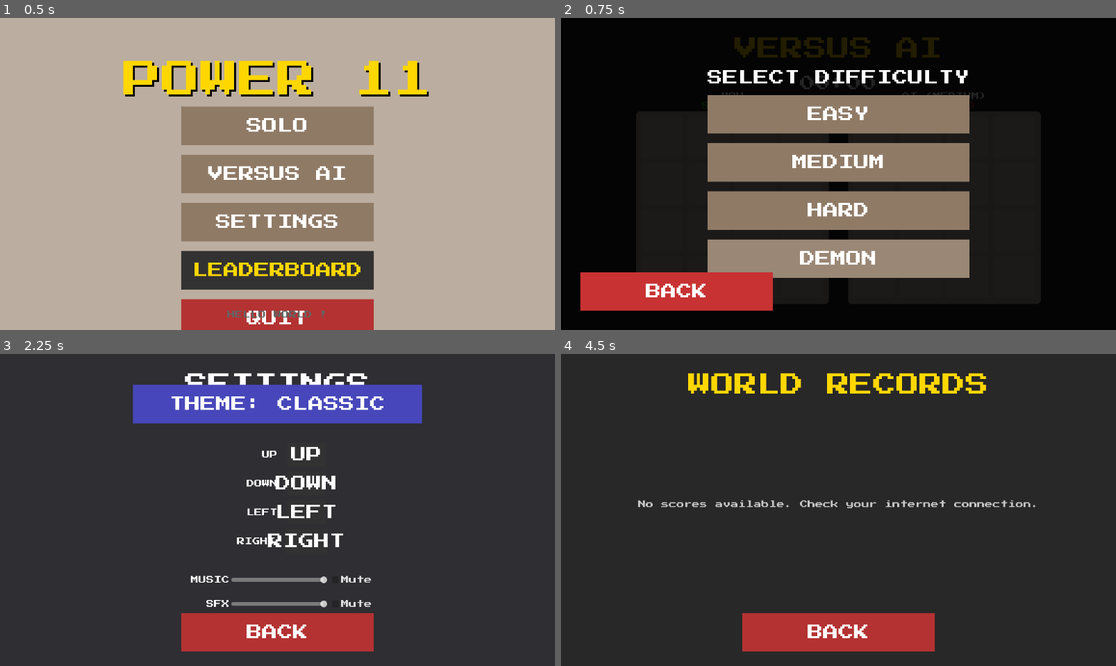
Above: before the commit, frames 1-4 (two rows, left to right).
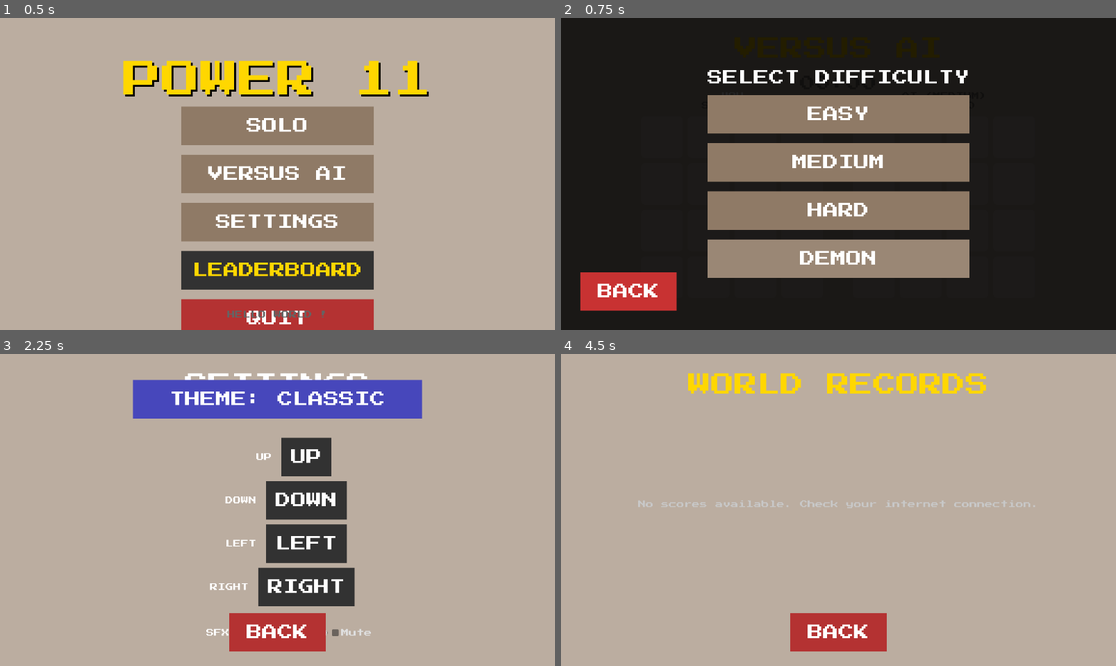
Above: after the commit, the same moments.

Repository: Hugodlg91/power-11-mobile
Game: Godot game, scene res://ui/MainMenu.tscn
The game is run twice, just before and just after one commit, with the same random seed, the same clock (stepped at 60 frames per second) and the same inputs. Sound files missing from this copy of the repository are replaced by a short silence.
Inputs:
- Up to frame 1 (0.5 s): no input
- Up to frame 2 (0.75 s): click "VERSUS AI" at 0.5 s
- Up to frame 3 (2.25 s): click "BACK" at 1.25 s; click "SETTINGS" at 2 s
- Up to frame 4 (4.5 s): click "Mute" at 2.75 s; click "BACK" at 3.5 s; click "LEADERBOARD" at 4.25 s

Frame 1 is identical in both runs. In frame 2, 2.5% of the frame differs, in the area x 6-39%, y 81-94%; in frame 3, 88%; in frame 4, 96%, in the area x 0-100%, y 0-100%.

Commit message:
Final Polish: Fix Themes, Leaderboard, UI Alignments, and Cleanup

Diff:
--- a/core/SoundManager.gd
+++ b/core/SoundManager.gd
@@ -3,7 +3,6 @@
 ## Global Sound Manager
 ## Port of ui/sound_manager.py
 
-var music_player: AudioStreamPlayer
 var sfx_players: Dictionary = {} # cache for loaded streams? No, players.
 
 # Assets
@@ -15,51 +14,8 @@
 const MUSIC_FILE = "res://assets/sounds/background.wav"
 
 func _ready() -> void:
-	# Load Music Asset
-	if FileAccess.file_exists(MUSIC_FILE):
-		var s = load(MUSIC_FILE)
-		if s and s is AudioStreamWAV:
-			# Force parameters on the resource
-			s.loop_mode = AudioStreamWAV.LOOP_FORWARD
-			_start_music_player(s)
-		else:
-			print("SoundManager: invalid music file")
-	else:
-		print("SoundManager: music file missing")
-
 	# Connect to Settings
 	Settings.connect("volume_changed", _on_volume_changed)
-
-func _start_music_player(stream: AudioStream) -> void:
-	if music_player:
-		music_player.queue_free()
-
-	music_player = AudioStreamPlayer.new()
-	music_player.name = "MusicPlayer"
-	music_player.bus = "Master"
-	music_player.stream = stream
-	add_child(music_player)
-
-	# Loop handling
-	music_player.finished.connect(func():
-		if not Settings.get_setting("music_muted", false):
-			music_player.play()
-	)
-
-	_update_music_volume()
-	music_player.play()
-	print("SoundManager: Music player initialized")
-
-func _update_music_volume() -> void:
-	if not music_player: return
-
-	var m_muted = Settings.get_setting("music_muted", false)
-	var m_vol = Settings.get_setting("music_volume", 1.0)
-
-	if m_muted:
-		music_player.volume_db = -80.0
-	else:
-		music_player.volume_db = linear_to_db(m_vol)
 
 func play(sfx_name: String) -> void:
 	if Settings.get_setting("sfx_muted", false):
@@ -87,7 +43,4 @@
 	p.play()
 
 func _on_volume_changed() -> void:
-	_update_music_volume()
-
-	if music_player and not music_player.playing and not Settings.get_setting("music_muted", false):
-		music_player.play()
+	pass
--- a/ui/LeaderboardScreen.gd
+++ b/ui/LeaderboardScreen.gd
@@ -3,10 +3,15 @@
 @onready var content_box: VBoxContainer = $ScrollContainer/Content
 @onready var msg_label: Label = $MessageLabel
 @onready var back_btn: Button = $BackButton
+@onready var bg: ColorRect = $BG
 
 var db_manager: LeaderboardManager
 
 func _ready() -> void:
+	# Update background to match current theme
+	_update_background()
+	Settings.connect("theme_changed", _on_theme_changed)
+
 	back_btn.pressed.connect(_on_back)
 
 	# Clean placeholder
@@ -96,5 +101,12 @@
 
 	content_box.add_child(hbox)
 
+func _on_theme_changed(_new_theme: String) -> void:
+	_update_background()
+
+func _update_background() -> void:
+	var theme_colors = UIAssets.get_theme_colors(Settings.get_theme_name())
+	bg.color = theme_colors["bg"]
+
 func _on_back() -> void:
 	get_tree().change_scene_to_file("res://ui/MainMenu.tscn")
--- a/ui/MainMenu.gd
+++ b/ui/MainMenu.gd
@@ -10,13 +10,27 @@
 @onready var btn_settings: Button = $VBoxContainer/BtnSettings
 @onready var btn_leaderboard: Button = $VBoxContainer/BtnLeaderboard
 @onready var btn_quit: Button = $VBoxContainer/BtnQuit
+@onready var bg: ColorRect = $BG
 
 func _ready() -> void:
+	# Update background to match current theme
+	_update_background()
+
+	# Connect to theme changes
+	Settings.connect("theme_changed", _on_theme_changed)
+
 	btn_play.pressed.connect(_on_play_pressed)
 	btn_versus.pressed.connect(_on_versus_pressed)
 	btn_settings.pressed.connect(_on_settings_pressed)
 	btn_leaderboard.pressed.connect(_on_leaderboard_pressed)
 	btn_quit.pressed.connect(_on_quit_pressed)
+
+func _on_theme_changed(_new_theme: String) -> void:
+	_update_background()
+
+func _update_background() -> void:
+	var theme_colors = UIAssets.get_theme_colors(Settings.get_theme_name())
+	bg.color = theme_colors["bg"]
 
 func _on_play_pressed() -> void:
 	get_tree().change_scene_to_file("res://ui/PlayScreen.tscn")
--- a/ui/PlayScreen.gd
+++ b/ui/PlayScreen.gd
@@ -5,10 +5,22 @@
 @onready var score_label: Label = $Header/ScoreBox/Value
 @onready var best_label: Label = $Header/BestBox/Value
 @onready var game_over_overlay: Control = $GameOverOverlay
+@onready var bg: ColorRect = $ColorRect
 
 # BUTTONS
 @onready var btn_back: Button = $BtnBack
 @onready var btn_reset: Button = $BtnReset
+
+# OVERLAY NODES
+@onready var ov_score: Label = $GameOverOverlay/Content/FinalScore
+@onready var ov_input: LineEdit = $GameOverOverlay/Content/InputContainer/NameInput
+@onready var ov_submit: Button = $GameOverOverlay/Content/InputContainer/SubmitBtn
+@onready var ov_status: Label = $GameOverOverlay/Content/InputContainer/StatusLabel
+@onready var ov_restart: Button = $GameOverOverlay/Content/NavButtons/BtnRestart
+@onready var ov_menu: Button = $GameOverOverlay/Content/NavButtons/BtnMenu
+
+# LOGIC
+var leaderboard_mgr: LeaderboardManager
 
 # GAME STATE
 var game: Game2048
@@ -22,11 +34,29 @@
 	btn_back.pressed.connect(_on_back_pressed)
 	btn_reset.pressed.connect(reset_game)
 
+	# Connect Overlay
+	ov_submit.pressed.connect(_on_submit_score)
+	ov_restart.pressed.connect(reset_game)
+	ov_menu.pressed.connect(_on_back_pressed)
+
+	# Instantiate Leaderboard Manager
+	var DBClass = load("res://core/LeaderboardManager.gd")
+	if DBClass:
+		leaderboard_mgr = DBClass.new()
+		add_child(leaderboard_mgr)
+
 	# Setup GameBoard (matching VersusScreen approach)
 	var board_size = 400.0  # Adjust based on your UI
 	var margin = 10
 	game_board.setup(board_size, margin)
+	game_board.setup(board_size, margin)
+
+	# Initial appearance
+	_update_background()
 	game_board.update_theme(Settings.get_setting("theme", "Classic"))
+
+	# Listen for changes
+	Settings.connect("theme_changed", _on_theme_changed)
 
 	# Initial board spawn
 	reset_game()
@@ -92,7 +122,66 @@
 			# Check game over
 			if game.is_game_over():
 				game_over_overlay.visible = true
+				ov_score.text = "Final Score: " + str(game.score)
+				ov_status.text = ""
+				ov_input.text = ""
+				ov_submit.disabled = false
+				ov_input.editable = true
+
 				SoundManager.play("gameover")
+
+func _on_theme_changed(new_theme: String) -> void:
+	_update_background()
+	game_board.update_theme(new_theme)
+
+func _update_background() -> void:
+	var theme_name = Settings.get_theme_name()
+	var theme_colors = UIAssets.get_theme_colors(theme_name)
+	bg.color = theme_colors["bg"]
+
+	# Update Score Text Colors
+	var txt_color = theme_colors["text_dark"]
+	if theme_name in ["Dark", "Cyberpunk", "Neon"]: # For dark themes, use light text
+		txt_color = theme_colors["text_light"]
+		if theme_name == "Cyberpunk": txt_color = Color.WHITE
+
+	# Labels
+	score_label.add_theme_color_override("font_color", txt_color)
+	best_label.add_theme_color_override("font_color", txt_color)
+
+	# Also update titles "SCORE" and "BEST" if possible, but they are not in variables.
+	# We can get them via parent.
+	var score_title = score_label.get_parent().get_node("Label")
+	var best_title = best_label.get_parent().get_node("Label")
+	if score_title: score_title.add_theme_color_override("font_color", txt_color)
+	if best_title: best_title.add_theme_color_override("font_color", txt_color)
 
 func _on_back_pressed() -> void:
 	get_tree().change_scene_to_file("res://ui/MainMenu.tscn")
+
+func _on_submit_score() -> void:
+	if not leaderboard_mgr:
+		ov_status.text = "Error: System faulty"
+		return
+
+	var p_name = ov_input.text.strip_edges()
+	if p_name.length() < 3:
+		ov_status.text = "Name too short (3-12 chars)"
+		ov_status.add_theme_color_override("font_color", Color.RED)
+		return
+
+	ov_status.text = "Submitting..."
+	ov_status.add_theme_color_override("font_color", Color.YELLOW)
+	ov_submit.disabled = true
+	ov_input.editable = false
+
+	var success = await leaderboard_mgr.submit_score(p_name, game.score)
+
+	if success:
+		ov_status.text = "Score Saved Successfully!"
+		ov_status.add_theme_color_override("font_color", Color.GREEN)
+	else:
+		ov_status.text = "Submission Failed. Try again."
+		ov_status.add_theme_color_override("font_color", Color.RED)
+		ov_submit.disabled = false
+		ov_input.editable = true
--- a/ui/PlayScreen.tscn
+++ b/ui/PlayScreen.tscn
@@ -35,9 +35,9 @@
 [node name="Title" type="Label" parent="Header"]
 layout_mode = 2
 size_flags_horizontal = 3
-theme_override_colors/font_color = Color(0.466667, 0.431373, 0.396078, 1)
+theme_override_colors/font_color = Color(1, 0.843137, 0, 1)
 theme_override_font_sizes/font_size = 64
-text = "2048"
+text = "POWER 11"
 
 [node name="ScoreBox" type="VBoxContainer" parent="Header"]
 custom_minimum_size = Vector2(100, 0)
@@ -80,10 +80,10 @@
 anchor_top = 0.5
 anchor_right = 0.5
 anchor_bottom = 0.5
-offset_left = -220.0
-offset_top = -170.0
-offset_right = 220.0
-offset_bottom = 270.0
+offset_left = -200.0
+offset_top = -150.0
+offset_right = 200.0
+offset_bottom = 250.0
 grow_horizontal = 2
 grow_vertical = 2
 
@@ -95,38 +95,71 @@
 anchor_bottom = 1.0
 grow_horizontal = 2
 grow_vertical = 2
-color = Color(0, 0, 0, 0.682353)
+color = Color(0, 0, 0, 0.85)
 
-[node name="Label" type="Label" parent="GameOverOverlay"]
+[node name="Content" type="VBoxContainer" parent="GameOverOverlay"]
 layout_mode = 1
 anchors_preset = 8
 anchor_left = 0.5
 anchor_top = 0.5
 anchor_right = 0.5
 anchor_bottom = 0.5
-offset_left = -163.0
-offset_top = -34.0
-offset_right = 163.0
-offset_bottom = 34.0
+offset_left = -150.0
+offset_top = -150.0
+offset_right = 150.0
+offset_bottom = 150.0
 grow_horizontal = 2
 grow_vertical = 2
+theme_override_constants/separation = 20
+alignment = 1
+
+[node name="Title" type="Label" parent="GameOverOverlay/Content"]
+layout_mode = 2
 theme_override_colors/font_color = Color(1, 1, 1, 1)
 theme_override_font_sizes/font_size = 48
 text = "GAME OVER"
+horizontal_alignment = 1
 
-[node name="Label2" type="Label" parent="GameOverOverlay"]
-layout_mode = 1
-anchors_preset = 8
-anchor_left = 0.5
-anchor_top = 0.5
-anchor_right = 0.5
-anchor_bottom = 0.5
-offset_left = -84.0
-offset_top = 37.0
-offset_right = 84.0
-offset_bottom = 60.0
-grow_horizontal = 2
-grow_vertical = 2
+[node name="FinalScore" type="Label" parent="GameOverOverlay/Content"]
+layout_mode = 2
+theme_override_colors/font_color = Color(0.8, 0.8, 0.8, 1)
+theme_override_font_sizes/font_size = 24
+text = "Score: 0"
+horizontal_alignment = 1
+
+[node name="InputContainer" type="VBoxContainer" parent="GameOverOverlay/Content"]
+layout_mode = 2
+theme_override_constants/separation = 10
+
+[node name="NameInput" type="LineEdit" parent="GameOverOverlay/Content/InputContainer"]
+custom_minimum_size = Vector2(0, 40)
+layout_mode = 2
+placeholder_text = "ENTER NAME"
+alignment = 1
+max_length = 12
+
+[node name="SubmitBtn" parent="GameOverOverlay/Content/InputContainer" instance=ExtResource("3_btn")]
+layout_mode = 2
+text = "SUBMIT SCORE"
+
+[node name="StatusLabel" type="Label" parent="GameOverOverlay/Content/InputContainer"]
+layout_mode = 2
+theme_override_colors/font_color = Color(1, 1, 0, 1)
+theme_override_font_sizes/font_size = 14
+horizontal_alignment = 1
+
+[node name="NavButtons" type="HBoxContainer" parent="GameOverOverlay/Content"]
+layout_mode = 2
+theme_override_constants/separation = 20
+alignment = 1
+
+[node name="BtnRestart" parent="GameOverOverlay/Content/NavButtons" instance=ExtResource("3_btn")]
+layout_mode = 2
+text = "TRY AGAIN"
+
+[node name="BtnMenu" parent="GameOverOverlay/Content/NavButtons" instance=ExtResource("3_btn")]
+layout_mode = 2
+text = "MENU"
 
 [node name="BtnBack" parent="." instance=ExtResource("3_btn")]
 layout_mode = 1
--- a/ui/SettingsScreen.gd
+++ b/ui/SettingsScreen.gd
@@ -6,28 +6,20 @@
 @onready var key_left_btn: Button = $Content/Keys/RowLeft/Button
 @onready var key_right_btn: Button = $Content/Keys/RowRight/Button
 
-@onready var music_slider: HSlider = $Content/Audio/MusicRow/Slider
-@onready var music_check: CheckBox = $Content/Audio/MusicRow/Mute
 @onready var sfx_slider: HSlider = $Content/Audio/SFXRow/Slider
 @onready var sfx_check: CheckBox = $Content/Audio/SFXRow/Mute
-@onready var device_opt: OptionButton = $Content/Audio/DeviceRow/OptionButton
 
 @onready var back_btn: Button = $BackButton
+@onready var bg: ColorRect = $BG
 
 var listening_action: String = ""
 
 func _ready() -> void:
-	# Populate Devices
-	device_opt.clear()
-	var devices = AudioServer.get_output_device_list()
-	var current_device = AudioServer.get_output_device()
+	# Update background to match current theme
+	_update_background()
 
-	for i in range(devices.size()):
-		device_opt.add_item(devices[i])
-		if devices[i] == current_device:
-			device_opt.selected = i
-
-	device_opt.item_selected.connect(_on_device_selected)
+	# Connect to theme changes
+	Settings.connect("theme_changed", _on_theme_changed)
 
 	update_ui()
 
@@ -39,16 +31,15 @@
 	key_left_btn.pressed.connect(func(): _start_listening("left", key_left_btn))
 	key_right_btn.pressed.connect(func(): _start_listening("right", key_right_btn))
 
-	music_slider.value_changed.connect(_on_music_vol_changed)
 	sfx_slider.value_changed.connect(_on_sfx_vol_changed)
-	music_check.toggled.connect(_on_music_mute_toggled)
 	sfx_check.toggled.connect(_on_sfx_mute_toggled)
 
-func _on_device_selected(index: int) -> void:
-	var device_name = device_opt.get_item_text(index)
-	AudioServer.set_output_device(device_name)
-	# Save this preference? Ideally yes, but for now runtime fix.
-	Settings.set_setting("audio_device", device_name)
+func _on_theme_changed(_new_theme: String) -> void:
+	_update_background()
+
+func _update_background() -> void:
+	var theme_colors = UIAssets.get_theme_colors(Settings.get_theme_name())
+	bg.color = theme_colors["bg"]
 
 func update_ui() -> void:
 	# Theme
@@ -63,9 +54,7 @@
 	key_right_btn.text = keys.get("right", "D").to_upper()
 
 	# Audio
-	music_slider.value = Settings.get_setting("music_volume", 0.1)
 	sfx_slider.value = Settings.get_setting("sfx_volume", 1.0)
-	music_check.button_pressed = Settings.get_setting("music_muted", false)
 	sfx_check.button_pressed = Settings.get_setting("sfx_muted", false)
 
 func _cycle_theme() -> void:
@@ -79,11 +68,6 @@
 
 	Settings.set_setting("theme", new_theme)
 	theme_btn.text = "THEME: " + new_theme.to_upper()
-	# Apply visually immediately? PlayScreen handles it on ready/process.
-	# Settings logic emits signal, UIAssets updates?
-	# Actually UIAssets is static helper.
-	# We might need to reload specific nodes if we want immediate feedback here,
-	# but this screen is just settings. The signal is enough for other screens.
 
 func _start_listening(action: String, btn: Button) -> void:
 	listening_action = action
@@ -158,14 +142,8 @@
 		"right": return key_right_btn
 	return null
 
-func _on_music_vol_changed(val: float) -> void:
-	Settings.set_setting("music_volume", val)
-
 func _on_sfx_vol_changed(val: float) -> void:
 	Settings.set_setting("sfx_volume", val)
-
-func _on_music_mute_toggled(toggled: bool) -> void:
-	Settings.set_setting("music_muted", toggled)
 
 func _on_sfx_mute_toggled(toggled: bool) -> void:
 	Settings.set_setting("sfx_muted", toggled)
--- a/ui/SettingsScreen.tscn
+++ b/ui/SettingsScreen.tscn
@@ -72,7 +72,6 @@
 horizontal_alignment = 2
 
 [node name="Button" parent="Content/Keys/RowUp" instance=ExtResource("2_btn")]
-custom_minimum_size = Vector2(80, 50)
 layout_mode = 2
 text = "W"
 bg_color = Color(0.196078, 0.196078, 0.196078, 1)
@@ -89,7 +88,6 @@
 horizontal_alignment = 2
 
 [node name="Button" parent="Content/Keys/RowDown" instance=ExtResource("2_btn")]
-custom_minimum_size = Vector2(80, 50)
 layout_mode = 2
 text = "S"
 bg_color = Color(0.196078, 0.196078, 0.196078, 1)
@@ -106,7 +104,6 @@
 horizontal_alignment = 2
 
 [node name="Button" parent="Content/Keys/RowLeft" instance=ExtResource("2_btn")]
-custom_minimum_size = Vector2(80, 50)
 layout_mode = 2
 text = "A"
 bg_color = Color(0.196078, 0.196078, 0.196078, 1)
@@ -123,7 +120,6 @@
 horizontal_alignment = 2
 
 [node name="Button" parent="Content/Keys/RowRight" instance=ExtResource("2_btn")]
-custom_minimum_size = Vector2(80, 50)
 layout_mode = 2
 text = "D"
 bg_color = Color(0.196078, 0.196078, 0.196078, 1)
@@ -131,27 +127,6 @@
 [node name="Audio" type="VBoxContainer" parent="Content"]
 layout_mode = 2
 theme_override_constants/separation = 20
-
-[node name="MusicRow" type="HBoxContainer" parent="Content/Audio"]
-layout_mode = 2
-alignment = 1
-
-[node name="Label" type="Label" parent="Content/Audio/MusicRow"]
-custom_minimum_size = Vector2(100, 0)
-layout_mode = 2
-text = "MUSIC"
-horizontal_alignment = 2
-
-[node name="Slider" type="HSlider" parent="Content/Audio/MusicRow"]
-custom_minimum_size = Vector2(200, 30)
-layout_mode = 2
-max_value = 1.0
-step = 0.05
-value = 0.1
-
-[node name="Mute" type="CheckBox" parent="Content/Audio/MusicRow"]
-layout_mode = 2
-text = "Mute"
 
 [node name="SFXRow" type="HBoxContainer" parent="Content/Audio"]
 layout_mode = 2
@@ -173,20 +148,9 @@
 [node name="Mute" type="CheckBox" parent="Content/Audio/SFXRow"]
 layout_mode = 2
 text = "Mute"
-
-[node name="DeviceRow" type="HBoxContainer" parent="Content/Audio"]
-layout_mode = 2
-alignment = 1
-
-[node name="Label" type="Label" parent="Content/Audio/DeviceRow"]
-custom_minimum_size = Vector2(100, 0)
-layout_mode = 2
-text = "DEVICE"
 horizontal_alignment = 2
 
-[node name="OptionButton" type="OptionButton" parent="Content/Audio/DeviceRow"]
-custom_minimum_size = Vector2(250, 30)
-layout_mode = 2
+
 
 [node name="BackButton" parent="." instance=ExtResource("2_btn")]
 layout_mode = 1
--- a/ui/Tile.gd
+++ b/ui/Tile.gd
@@ -19,9 +19,6 @@
 	position = pos_px
 	size = Vector2(p_size, p_size)
 
-	bg_panel.size = Vector2(p_size, p_size)
-	number_label.size = Vector2(p_size, p_size)
-
 	update_appearance(theme_name)
 
 func update_appearance(theme_name: String) -> void:
@@ -39,12 +36,17 @@
 	number_label.modulate = UIAssets.get_tile_text_color(value, theme_name)
 
 	# Initial Font Sizing
-	if value < 100:
-		number_label.add_theme_font_size_override("font_size", int(tile_size * 0.5))
+	var font_scale = 0.5
+	if value < 10:
+		font_scale = 0.55
+	elif value < 100:
+		font_scale = 0.45
 	elif value < 1000:
-		number_label.add_theme_font_size_override("font_size", int(tile_size * 0.4))
+		font_scale = 0.35
 	else:
-		number_label.add_theme_font_size_override("font_size", int(tile_size * 0.3))
+		font_scale = 0.25
+
+	number_label.add_theme_font_size_override("font_size", int(tile_size * font_scale))
 
 func animate_spawn() -> void:
 	pivot_offset = Vector2(tile_size/2.0, tile_size/2.0)
--- a/ui/Tile.tscn
+++ b/ui/Tile.tscn
@@ -8,16 +8,22 @@
 script = ExtResource("1_tile")
 
 [node name="Panel" type="Panel" parent="."]
-layout_mode = 0
-offset_right = 40.0
-offset_bottom = 40.0
+layout_mode = 1
+anchors_preset = 15
+anchor_right = 1.0
+anchor_bottom = 1.0
+grow_horizontal = 2
+grow_vertical = 2
 mouse_filter = 2
 
 [node name="Label" type="Label" parent="."]
-layout_mode = 0
-offset_right = 40.0
-offset_bottom = 40.0
-theme_override_colors/font_color = Color(0, 0, 0, 1)
+layout_mode = 1
+anchors_preset = 15
+anchor_right = 1.0
+anchor_bottom = 1.0
+grow_horizontal = 2
+grow_vertical = 2
+theme_override_colors/font_color = Color(1, 1, 1, 1)
 text = "2"
 horizontal_alignment = 1
 vertical_alignment = 1
--- a/ui/UIAssets.gd
+++ b/ui/UIAssets.gd
@@ -91,9 +91,5 @@
 		else:
 			return Color8(249, 246, 242) # text_light
 	elif theme_name == "Cyberpunk":
-		# Light values (Cyan, Yellow, Orange) need BLACK text
-		if value in [64, 128, 256, 512, 1024]:
-			return Color.BLACK
-		else:
-			return Color.WHITE
+		return Color.WHITE
 	return Color.WHITE
--- a/ui/VersusScreen.gd
+++ b/ui/VersusScreen.gd
@@ -14,6 +14,7 @@
 @onready var game_over_menu: Control = $MenuOverlay/GameOverMenu
 @onready var win_label: Label = $MenuOverlay/GameOverMenu/WinLabel
 @onready var reason_label: Label = $MenuOverlay/GameOverMenu/ReasonLabel
+@onready var bg: ColorRect = $BG
 
 # GAMES
 var game_p: Game2048
@@ -39,14 +40,18 @@
 var last_ai_move_time: float = 0.0
 
 func _ready() -> void:
+	# Update background to match current theme
+	_update_background()
+	Settings.connect("theme_changed", _on_theme_changed)
+
 	game_p = Game2048.new()
 	game_a = Game2048.new()
 	ai_player = AIPlayer.new()
 
 	p_board.setup(400, 10)
 	a_board.setup(400, 10)
-	p_board.update_theme("Classic") # Force classic for now or Settings.get_theme()
-	a_board.update_theme("Classic")
+	p_board.update_theme(Settings.get_theme_name())
+	a_board.update_theme(Settings.get_theme_name())
 
 	_setup_menus()
 	_show_menu(diff_menu)
@@ -121,7 +126,7 @@
 	current_state = State.PLAYING
 
 	if game_mode == "TIME":
-		time_limit = 180
+		time_limit = 60
 		remaining_time = time_limit
 		timer_label.text = "%02d:%02d" % [time_limit / 60, time_limit % 60]
 	else:
@@ -304,3 +309,24 @@
 		win_label.modulate = Color.YELLOW
 
 	reason_label.text = reason
+
+func _on_theme_changed(new_theme: String) -> void:
+	_update_background()
+	p_board.update_theme(new_theme)
+	a_board.update_theme(new_theme)
+
+func _update_background() -> void:
+	var theme_name = Settings.get_theme_name()
+	var theme_colors = UIAssets.get_theme_colors(theme_name)
+	bg.color = theme_colors["bg"]
+
+	var txt_color = theme_colors["text_dark"]
+	if theme_name in ["Dark", "Cyberpunk"]:
+		txt_color = theme_colors["text_light"]
+		if theme_name == "Cyberpunk": txt_color = Color.WHITE
+
+	# Update Labels
+	p_score.add_theme_color_override("font_color", txt_color)
+	a_score.add_theme_color_override("font_color", txt_color)
+	ai_label.add_theme_color_override("font_color", txt_color)
+	timer_label.add_theme_color_override("font_color", txt_color)
--- a/ui/components/MenuButton.gd
+++ b/ui/components/MenuButton.gd
@@ -20,10 +20,32 @@
 	button_down.connect(_on_down)
 	button_up.connect(_on_up)
 
+	# Initial Sizing
+	call_deferred("_update_size") # Defer to ensure fonts are loaded/theme applied
+
 func _process(_delta: float) -> void:
 	# Keep label synced if changed in editor
 	if label.text != text:
 		label.text = text
+		_update_size()
+
+func _update_size() -> void:
+	if not is_node_ready(): return
+
+	# Add padding to text size
+	var font = label.get_theme_font("font")
+	var font_size = label.get_theme_font_size("font_size")
+	if not font:
+		return
+
+	var text_size = font.get_string_size(
+		text,
+		HORIZONTAL_ALIGNMENT_LEFT,
+		-1,
+		font_size
+	)
+	var min_w = max(80, text_size.x + 40) # Minimum 80, or text + 40px padding
+	custom_minimum_size.x = min_w
 
 func _on_hover() -> void:
 	bg_rect.color = bg_color.lightened(0.1)
Not shown, changed: .gitignore
